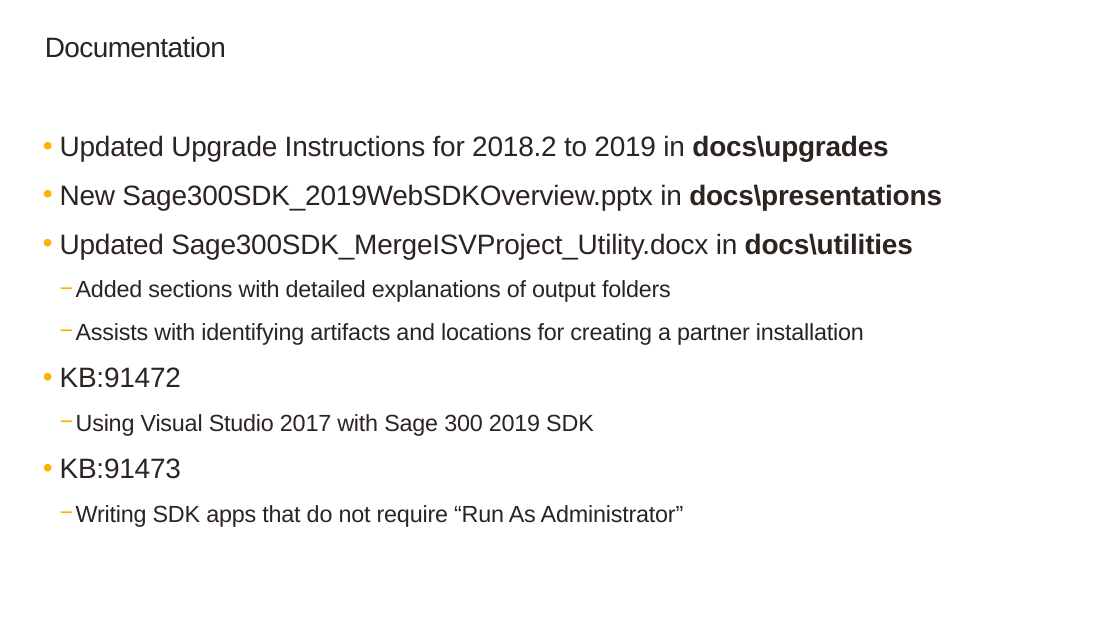
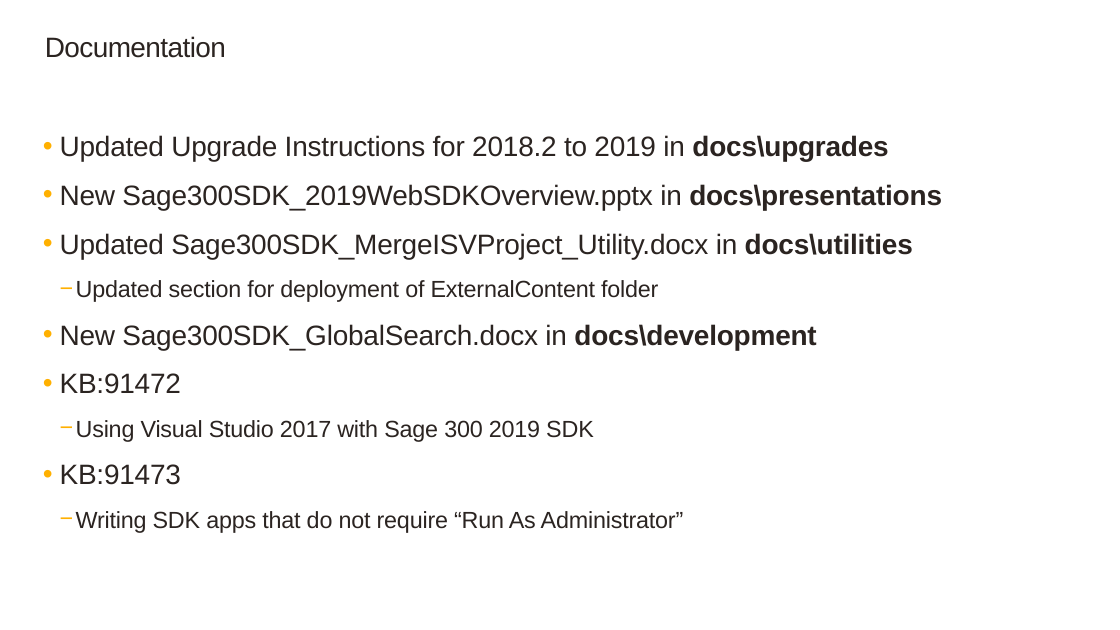
Before and after one commit to SageNADev/Sage300-SDK, a slide deck: slide 11 of docs/presentations/Sage300SDK_2019WebSDKOverview.pptx (slide 7 before the commit). Drawn at 1120x630 pixels with LibreOffice and Linux fonts; fonts in the diff are those of the drawing; background and template pictures are left out. Boxes give left, top, right and bottom in pixels: in the first picture for what was removed or moved away, otherwise in the second. Text is boxed around its words. In the diff, an @@ line names an element or a change of style, - is before the commit and + after.

```diff
--- a/docs/presentations/Sage300SDK_2019WebSDKOverview.pptx
+++ b/docs/presentations/Sage300SDK_2019WebSDKOverview.pptx
@@ text at (60, 280, 816, 350): text changed @@
-    − Added sections with detailed explanations of output folders
-    − Assists with identifying artifacts and locations for creating a partner installation
+    − Updated section for deployment of ExternalContent folder
+  • New Sage300SDK_GlobalSearch.docx in docs\development
```
Also in this commit, not shown: 4 other slides changed, 3 slides added, 3 other files.
